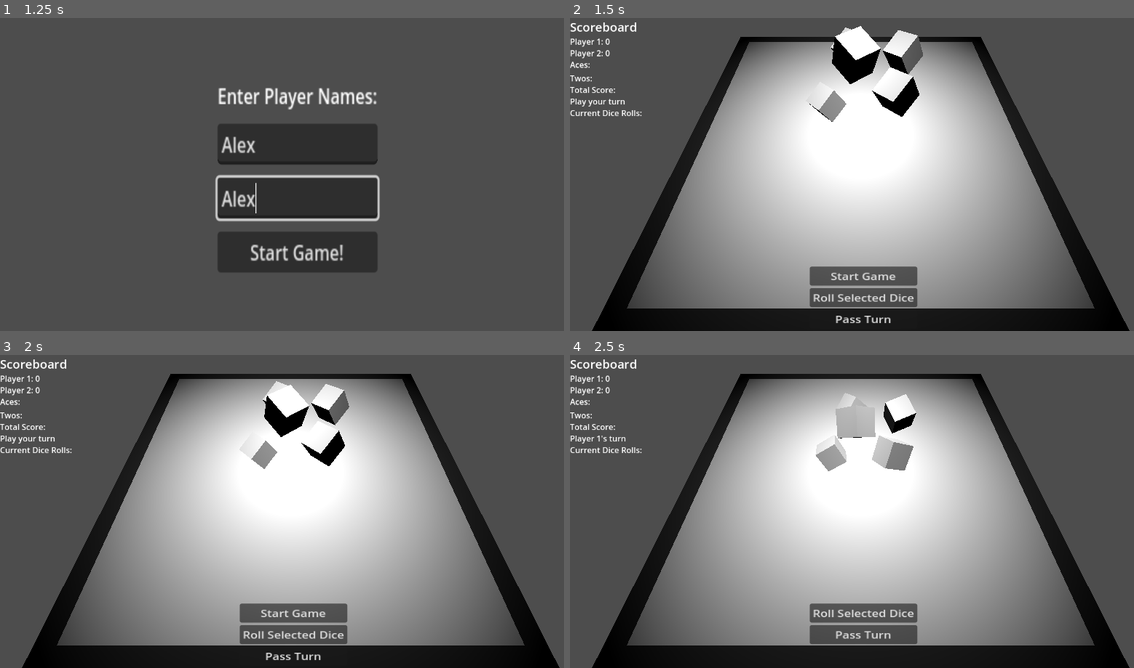
Above: before the commit, frames 1-4 (two rows, left to right).
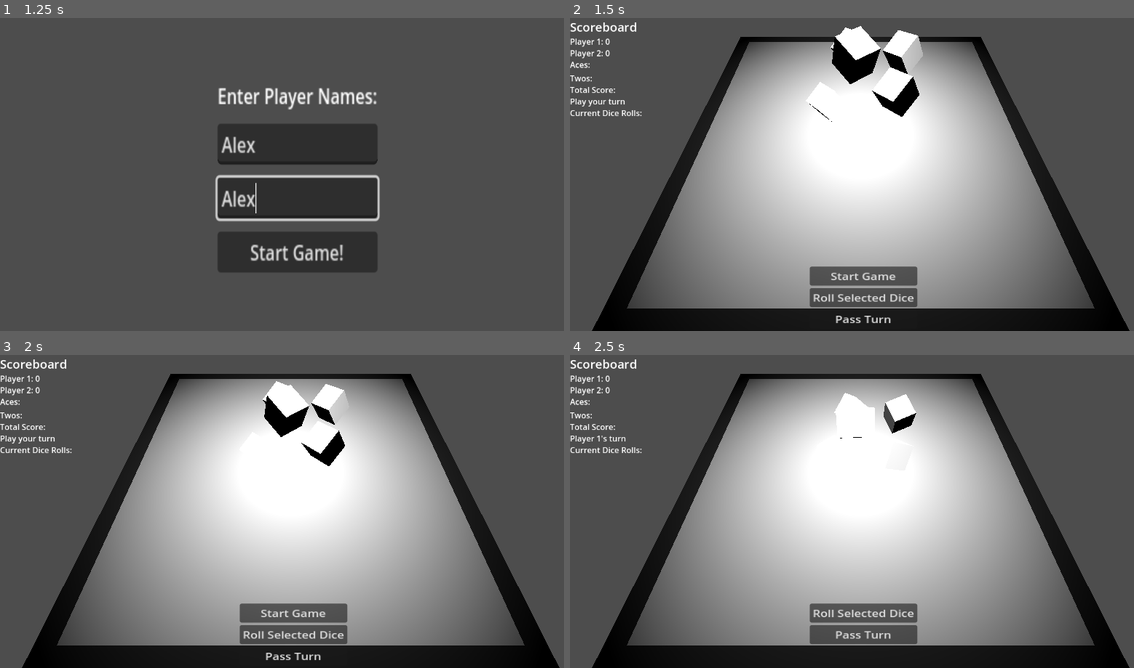
Above: after the commit, the same moments.

Repository: John-Popovici/duel-of-the-eights
Game: Godot game, scene res://Scenes/IntroScene.tscn
Same seed, same stepped clock (60 frames per second), same inputs: the game is played once before the commit and once after it.
Inputs (mouse positions are in pixels of both pictures, inside the frame that each line leads up to):
- Up to frame 1 (1.25 s): click (298, 143) at 0.52 s; type "Alex" at 0.6 s; click (298, 199) at 0.75 s; type "Alex" at 0.83 s
- Up to frame 2 (1.5 s): click "Start Game!" at 1.25 s
- Up to frame 3 (2 s): no input
- Up to frame 4 (2.5 s): click "Start Game" at 2 s

Frame 1 is identical in both runs. In frame 2, 0.6% of the frame differs, in the area x 41-63%, y 3-34%; in frame 3, 0.5%; in frame 4, 1.8%, in the area x 43-61%, y 12-38%.

Commit message:
Material changing when hovering and selecting

Diff:
--- /dev/null
+++ b/src/Materials/Tester.tres
@@ -0,0 +1,3 @@
+[gd_resource type="StandardMaterial3D" format=3 uid="uid://d3pmd3027bxsl"]
+
+[resource]
--- /dev/null
+++ b/src/Materials/Tester2.tres
@@ -0,0 +1,4 @@
+[gd_resource type="StandardMaterial3D" format=3 uid="uid://dec33kr6i2qx"]
+
+[resource]
+albedo_color = Color(0, 1, 1, 1)
--- a/src/Scripts/die.gd
+++ b/src/Scripts/die.gd
@@ -10,6 +10,10 @@
 @export var hover_height: float = 0.5  # Hover height in meters
 var hover_toggle_position: Vector3
 var is_selected: bool = false          # Tracks if the die has been clicked/selected
+@onready var dieMesh: MeshInstance3D = $MeshInstance3D
+
+var normalTex = preload('res://Materials/Tester.tres')
+var selectedTex = preload('res://Materials/Tester2.tres')
 
 # Dictionary mapping each die face direction to its value
 var face_value_dict = {
@@ -66,11 +70,14 @@
 	hover_toggle_position = global_transform.origin  # Save the starting position
 	var new_position = hover_toggle_position + Vector3(0, hover_height, 0)
 	global_transform.origin = new_position
+	dieMesh.set_surface_override_material(0,selectedTex)
 
 func _mouse_exit() -> void:
 	hover_toggle_position = global_transform.origin  # Save the starting position
 	var new_position = hover_toggle_position + Vector3(0, -hover_height, 0)
 	global_transform.origin = new_position
+	if !is_selected:
+		dieMesh.set_surface_override_material(0,normalTex)
 
 # Detects if the die was clicked and toggles its selected status
 func _on_input_event(camera: Node, event: InputEvent, event_position: Vector3, normal: Vector3, shape_idx: int) -> void:
@@ -87,6 +94,7 @@
 	self.mouse_entered.connect(_mouse_enter)
 	self.mouse_exited.connect(_mouse_exit)
 	self.input_event.connect(_on_input_event)
+	dieMesh.set_surface_override_material(0,normalTex)
 
 
 # Called every frame. 'delta' is the elapsed time since the previous frame.
